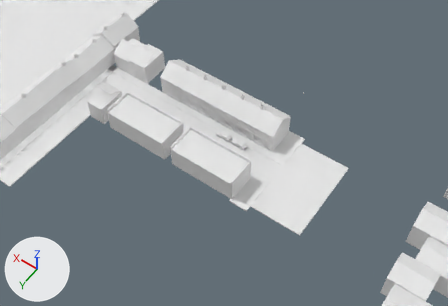
One commit to the glTF model production/assets/street/quay-street.glb: the scene before it, then after it.
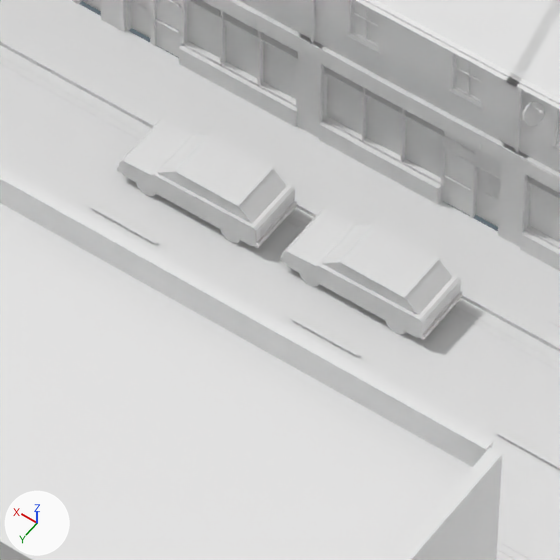
Each version is shown from a 50 mm lens placed at (-45.0, 83.3, 127.0), pointed at (13.4, 1.5, -1.5), then close up on the part from 46% to 57% of the width and 39% to 56% of the height. Lighting does not change. The marker at lower left points along +X, +Y and +Z. The first two pictures are the older version. Vertices at exactly the same position are counted once.

Names of what the first close-up shows: 'street_asphalt', 'street_brick_grey', 'street_brick_red', 'street_car_bluegrey', 'street_car_dark', 'street_car_glass', 'street_fascia_oxblood', 'street_glass', 'street_interior', 'street_paving', 'street_slate', 'street_stone' and 22 more.
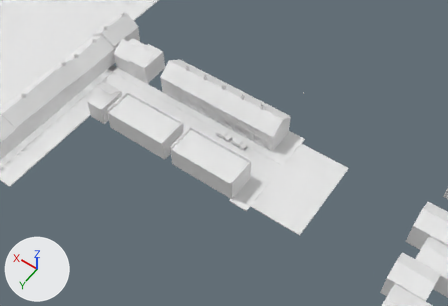
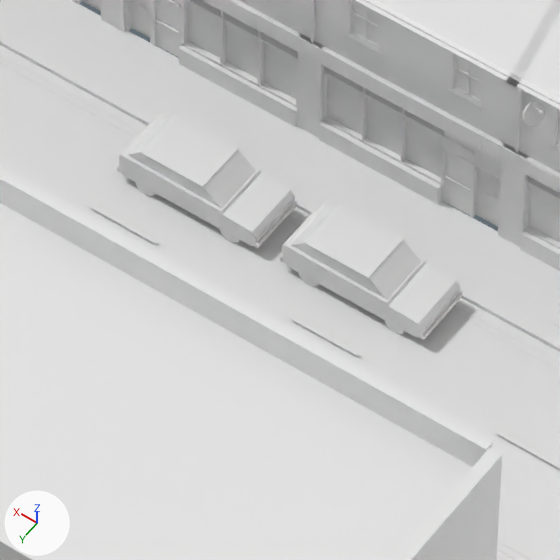
What differs and where, as boxes (x1, y1, x2, y2) in the close-ups (560 x 560 px; the box of a moved part takes in the faces that stretch with it):
'street_car_dark', mirrored: before (282, 209, 461, 338); after (282, 203, 460, 338)
'street_car_bluegrey', mirrored: before (119, 119, 295, 246); after (119, 114, 295, 246)
'street_car_glass', reshaped: before (157, 134, 452, 315); after (128, 115, 421, 300)
part 3 of me_street_car_glass, moved or reshaped: before (321, 224, 452, 315); after (291, 205, 421, 300)
part 4 of me_street_car_glass, moved or reshaped: before (157, 134, 287, 224); after (128, 115, 256, 208)

Edits to the bpy script that builds the scene:
```text
Change me_street_car_bluegrey:
    where me_street_car_bluegrey.from_pydata(...)  # 28 vertices, 48 faces; spans x 13.84..17.96, y -2.78..-1.14, z 0.25..1.4
    used by ob_street_car_bluegrey; location = (0.0, 0.0, 0.0)
    me_street_car_bluegrey part 1: the whole mesh is mirrored in x about its middle
Change me_street_car_dark:
    where me_street_car_dark.from_pydata(...)  # 28 vertices, 48 faces; spans x 8.94..13.06, y -2.78..-1.14, z 0.25..1.4
    used by ob_street_car_dark; location = (0.0, 0.0, 0.0)
    me_street_car_dark part 2: the whole mesh is mirrored in x about its middle
Change me_street_car_glass:
    used by ob_street_car_glass; location = (0.0, 0.0, 0.0)
    remove me_street_car_glass.from_pydata(...)  # 400 vertices, 600 faces; spans x 9.0..58.0, y -16.5..40.6, z 0.9..5.0
    add me_street_car_glass.from_pydata(...)  # 400 vertices, 600 faces; spans x 10.0..58.0, y -16.5..40.6, z 0.9..5.0
    me_street_car_glass part 3: the loose piece of 8 vertices spanning x 9.0..12.0, y -2.7..-1.2, z 0.9..1.4 is mirrored in x about its middle, then moved by (1.0, 0.0, 0.0)
    me_street_car_glass part 4: the loose piece of 8 vertices spanning x 13.9..16.9, y -2.7..-1.2, z 0.9..1.4 is mirrored in x about its middle, then moved by (1.0, 0.0, 0.0)
```
